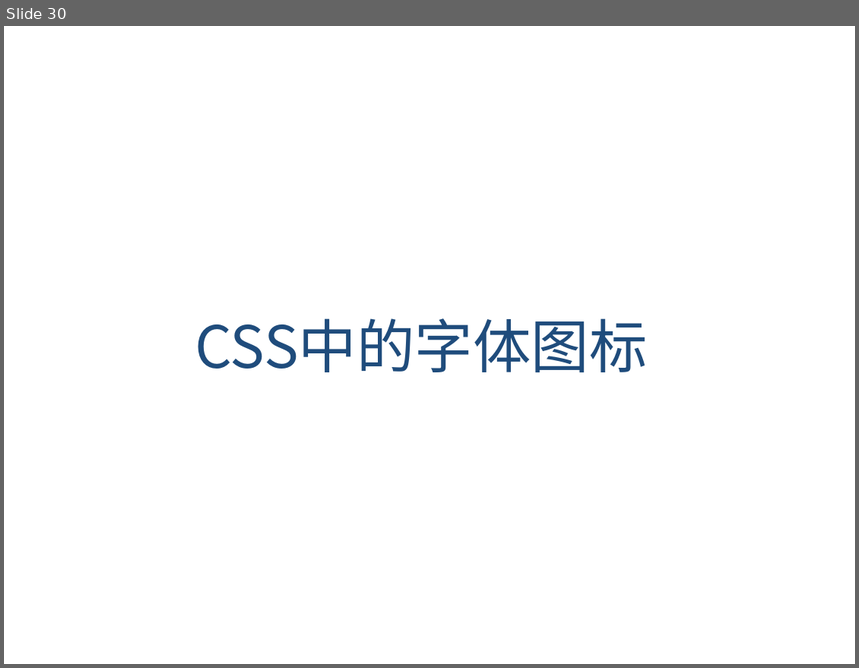
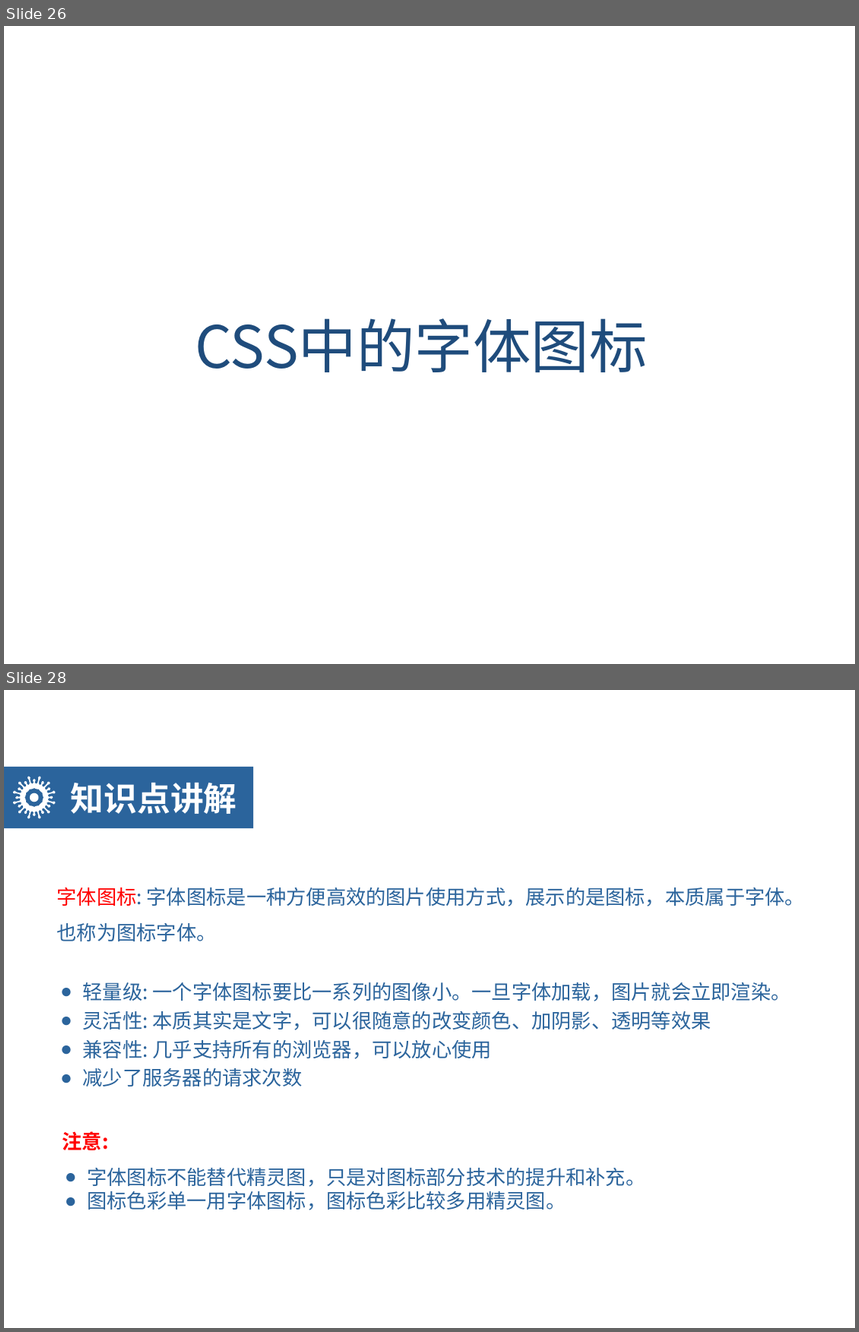
Before and after one commit to Ischenchenya/HTMLandCSSCourse, a slide deck: day06-CSS3/teach/day06-HTML5CSS3.pptx. Shown one above the other, each under a label of ours: slide 30 before the commit, slides 26 and 28 after it; the slides between them are not shown. The pictures are 859x668 and 859x1332 pixels, drawn with LibreOffice and Linux fonts; fonts in the diff are those of the drawing; background and template pictures are left out. Boxes give left, top, right and bottom in pixels: in the first picture for what was removed or moved away, otherwise in the second. Text is boxed around its words. In the diff, an @@ line names an element or a change of style, - is before the commit and + after.

```diff
--- a/day06-CSS3/teach/day06-HTML5CSS3.pptx
+++ b/day06-CSS3/teach/day06-HTML5CSS3.pptx
@@ slide 28 added at <box>4,690,855,1328</box>, background picture (left out) @@
@@ rectangle added at <box>4,767,253,828</box>, fill #2B649C @@
@@ freeform shape added at <box>13,776,56,818</box>, fill #FFFFFF @@
@@ text added at <box>71,782,237,814</box>, 40 pt, text #FFFFFF, bold @@
+知识点讲解
@@ text added at <box>57,888,805,942</box>, 24 pt, text #2B649C @@
+字体图标: 字体图标是一种方便高效的图片使用方式，展示的是图标，本质属于字体。也称为图标字体。
@@ text added at <box>83,983,791,1087</box>, 24 pt, text #2B649C @@
+● 轻量级: 一个字体图标要比一系列的图像小。一旦字体加载，图片就会立即渲染。
+● 灵活性: 本质其实是文字，可以很随意的改变颜色、加阴影、透明等效果
+● 兼容性: 几乎支持所有的浏览器，可以放心使用
+● 减少了服务器的请求次数
@@ text added at <box>63,1132,109,1151</box>, 24 pt, text #FF0000, bold @@
+注意:
@@ text added at <box>87,1168,645,1211</box>, 24 pt, text #2B649C @@
+● 字体图标不能替代精灵图，只是对图标部分技术的提升和补充。
+● 图标色彩单一用字体图标，图标色彩比较多用精灵图。
@@ what was slide 30 is now slide 26 @@
```
Also in this commit, not shown: 10 slides changed, 14 other slides added, 22 slides removed.
